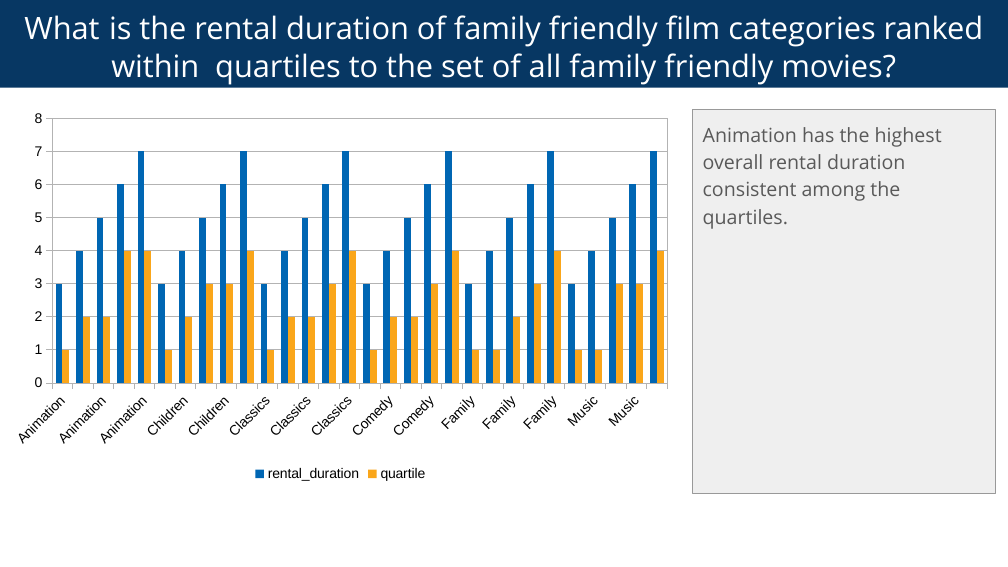
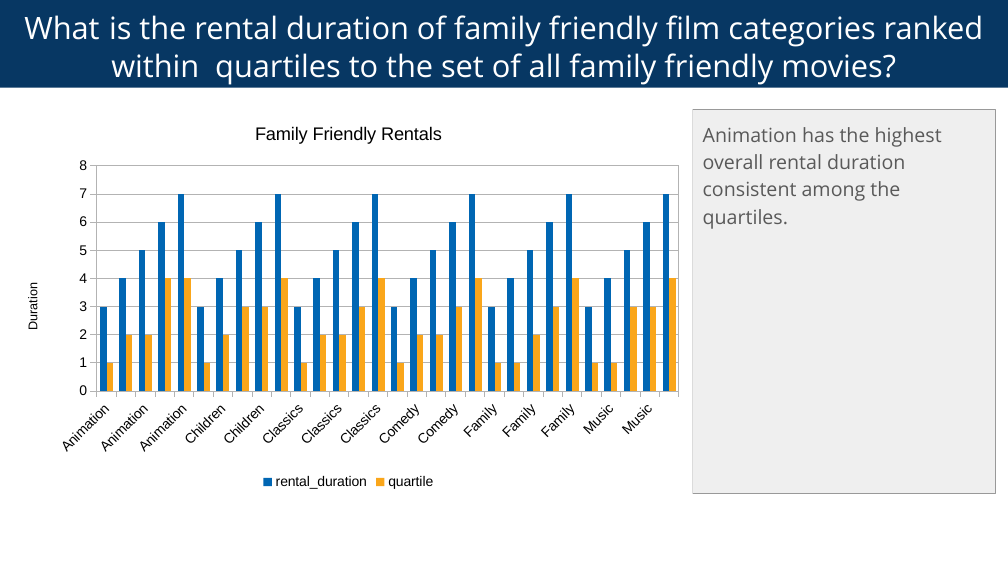
Before and after one commit to ssi112/programming-data-science-python, a slide deck: slide 2 of projects/1_investigate_rdb/project1_visualizations.odp. Drawn at 1008x567 pixels with LibreOffice and Linux fonts; fonts in the diff are those of the drawing. Boxes give left, top, right and bottom in pixels: in the first picture for what was removed or moved away, otherwise in the second. Text is boxed around its words. In the diff, an @@ line names an element or a change of style, - is before the commit and + after.

Commit message:
Project 1: Revised to include chart titles, axis lables, etc. Began readme for project 2.

```diff
--- a/projects/1_investigate_rdb/project1_visualizations.odp
+++ b/projects/1_investigate_rdb/project1_visualizations.odp
@@ column chart at bbox=[4, 106, 692, 494] @@
@@ title "Family Friendly Rentals" added @@
@@ value axis title "" to "Duration" @@
@@ column chart: place and size @@
-column chart at bbox=[0, 103, 680, 486]
+column chart at bbox=[4, 106, 692, 494]
```
Also in this commit, not shown: 3 other slides changed, 5 other files.
